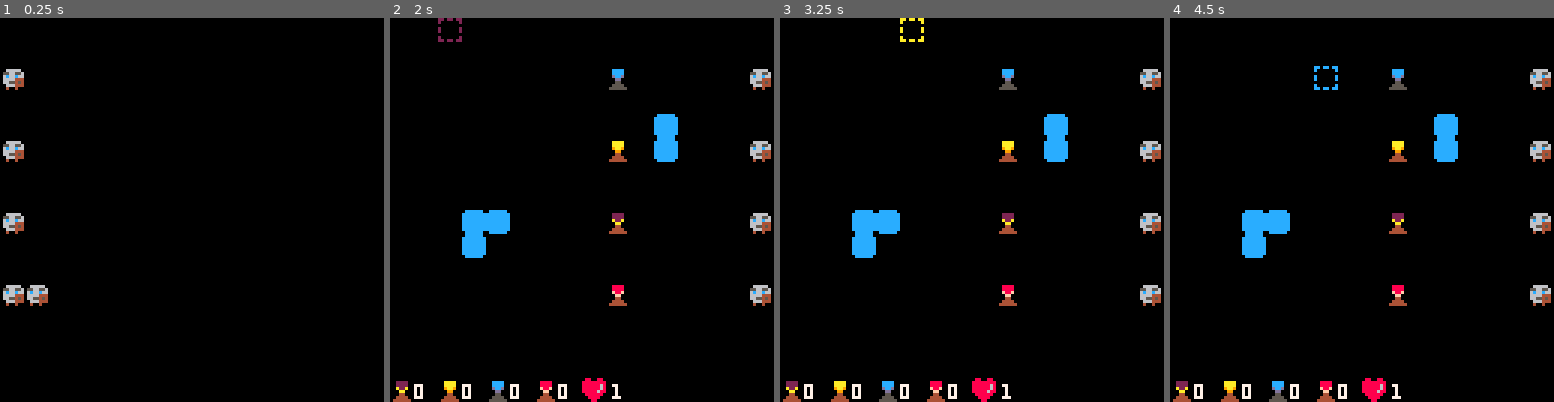
Above: before the commit, frames 1-4 (left to right).
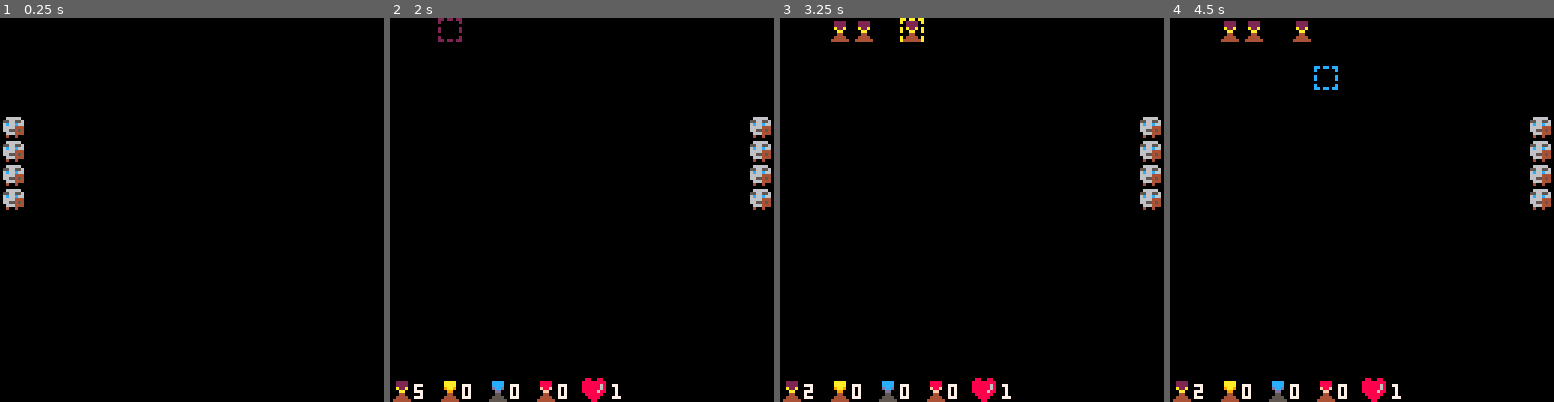
Above: after the commit, the same moments.

Repository: RobertoFreireFerrazPassos/pico8
Game: PICO-8 cartridge towerdefense.p8
The game is run twice, just before and just after one commit, with the same random seed, the same clock (stepped at 60 frames per second) and the same inputs.
Inputs:
- Up to frame 1 (0.25 s): no input
- Up to frame 2 (2 s): tap X (X key) at 0.33, 1.07, 1.85 s; tap O (Z key) at 0.7, 1.7 s; hold Right from 1.6 s (still down)
- Up to frame 3 (3.25 s): release Right at 2.1 s; tap O (Z key) at 2.1, 2.5, 2.9 s; hold Up 2.15-2.42 s; hold Right 2.47-3.03 s; tap X (X key) at 2.97 s; hold Left from 3.08 s (still down)
- Up to frame 4 (4.5 s): tap O (Z key) at 3.3, 3.7, 4.1 s; release Left at 3.58 s; hold Down 3.63-3.97 s; hold Right from 4.02 s (still down); tap X (X key) at 4.08 s

The runs differ from the first frame. In frame 1, 1.8% of the frame differs, in the area x 0-13%, y 13-75%; in frame 2, 4.0%; in frame 3, 4.5%, in the area x 6-100%, y 0-99%; in frame 4, 4.5%.

Commit message:
add level 2

Diff:
--- a/towerdefense.p8
+++ b/towerdefense.p8
@@ -219,7 +219,7 @@
 --r reach
 --l life
 towertypes = {
-	{c=2,s=2,as=300,d=20,st=400,r=800,l=50},
+	{c=2,s=2,as=300,d=22,st=400,r=800,l=50},
 	{c=10,s=3,as=150,d=20,st=0,r=2000,l=50},
 	{c=12,s=4,as=150,d=30,st=0,r=800,l=300},
 	{c=8,s=5,as=150,d=50,st=0,r=800,l=50}
@@ -587,6 +587,13 @@
 		}
 }
 
+aab={
+	{5,0,0,0},
+	{
+		{0,4,1,4,1},
+	},1,
+}
+
 lastlevel={
 	{1,1,1,1},
 	{
@@ -595,6 +602,7 @@
 }
 
 levels={
+	aab,
 	aaa,
 	lastlevel
 }
